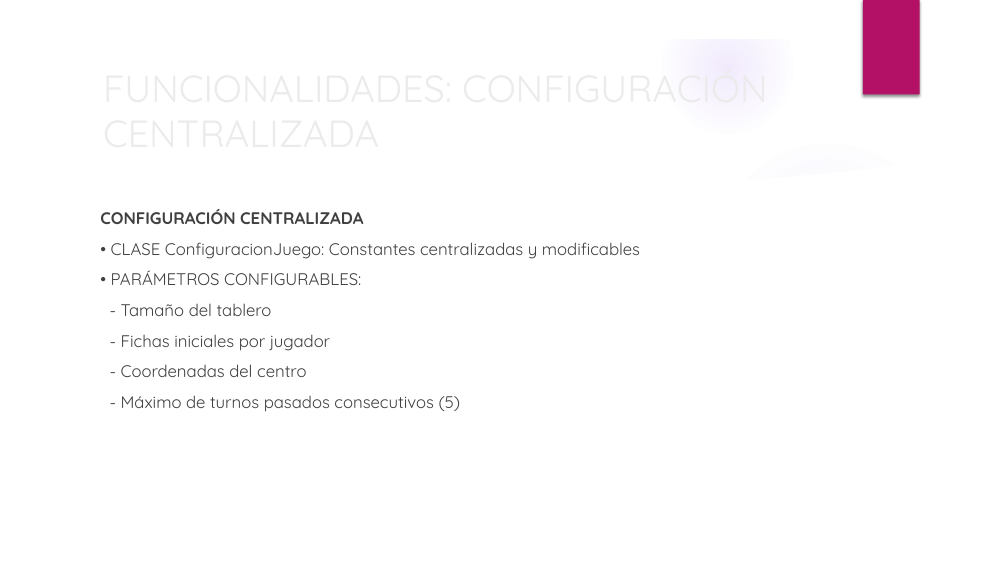
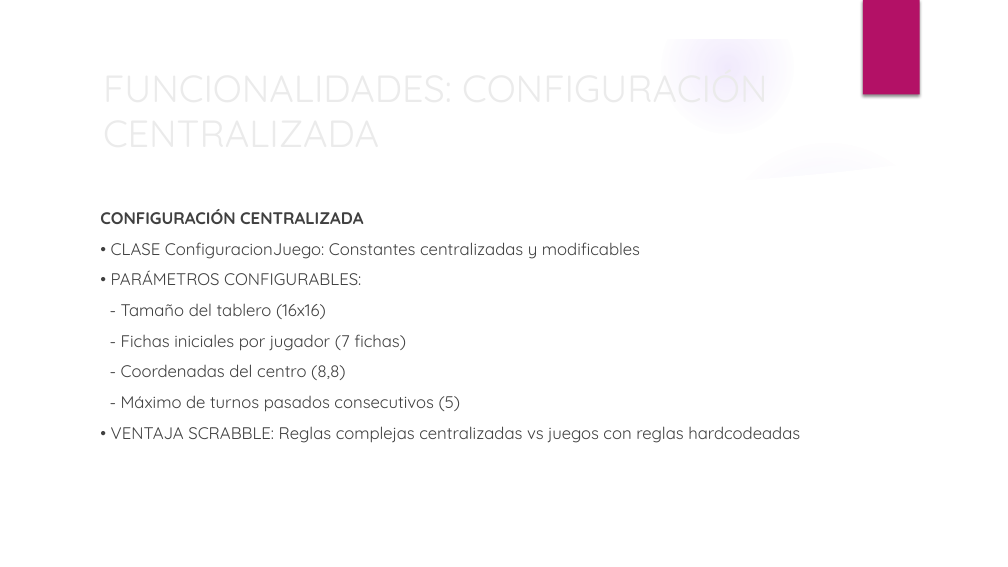
Before and after one commit to BinaryJuan/scrabble-poo, a slide deck: slide 44 of SCRABBLE.pptx (slide 46 before the commit). Drawn at 1008x567 pixels with LibreOffice and Linux fonts; fonts in the diff are those of the drawing; background and template pictures are left out. Boxes give left, top, right and bottom in pixels: in the first picture for what was removed or moved away, otherwise in the second. Text is boxed around its words. In the diff, an @@ line names an element or a change of style, - is before the commit and + after.

```diff
--- a/SCRABBLE.pptx
+++ b/SCRABBLE.pptx
@@ text at bbox=[121, 304, 406, 380]: text changed @@
-- Tamaño del tablero
-- Fichas iniciales por jugador
-- Coordenadas del centro
+- Tamaño del tablero (16x16)
+- Fichas iniciales por jugador (7 fichas)
+- Coordenadas del centro (8,8)
@@ text at bbox=[111, 426, 800, 443]: paragraph added @@
+• VENTAJA SCRABBLE: Reglas complejas centralizadas vs juegos con reglas hardcodeadas
```
Also in this commit, not shown: 12 other slides changed, 1 slide added, 3 slides removed.
